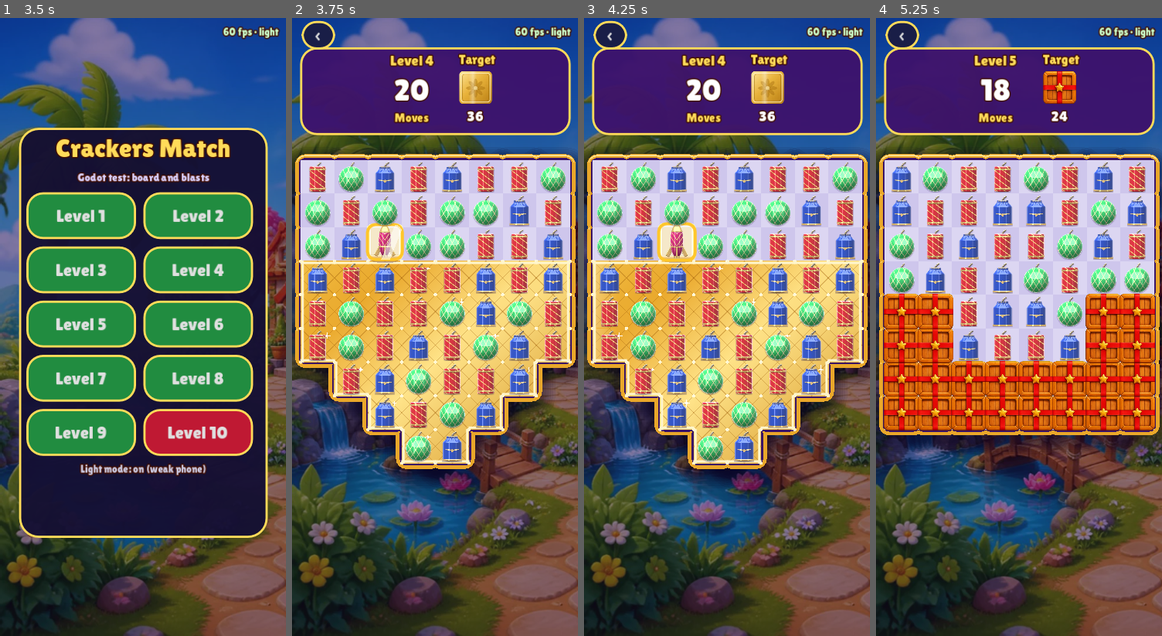
Above: before the commit, frames 1-4 (left to right).
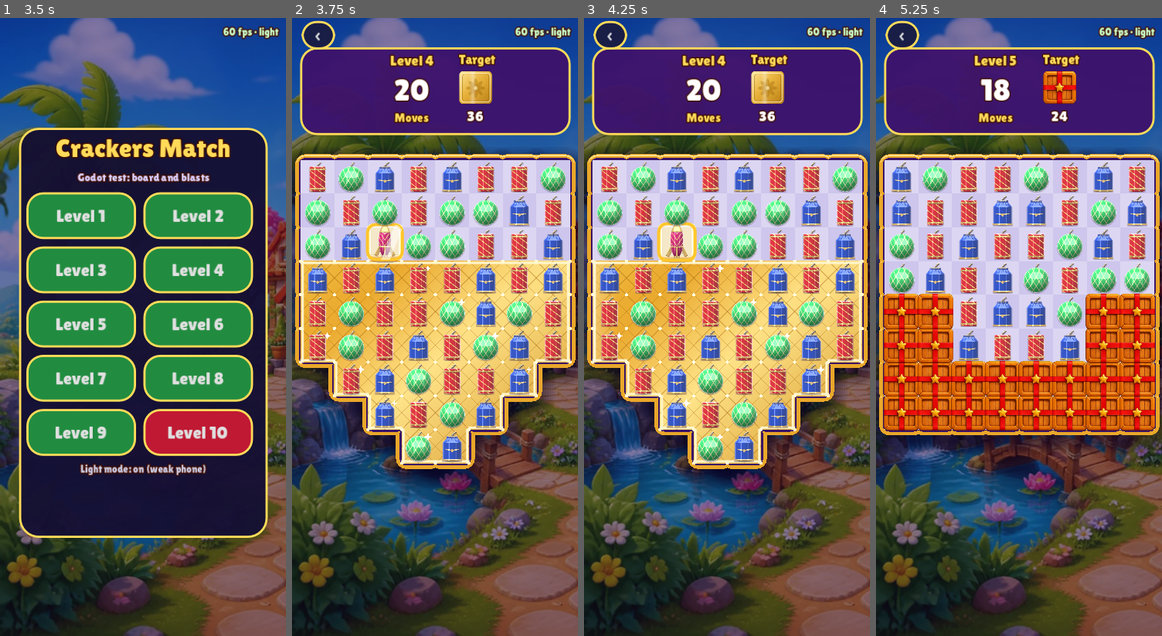
Above: after the commit, the same moments.

Repository: Retroraja/Crackers-Match
Game: Godot game, scene res://main.tscn
The game is run twice, just before and just after one commit, with the same random seed, the same clock (stepped at 60 frames per second) and the same inputs.
Inputs:
- Up to frame 1 (3.5 s): click "Level 2" at 0.5 s; click "‹" at 1.25 s; click "Level 3" at 2 s; click "‹" at 2.75 s
- Up to frame 2 (3.75 s): click "Level 4" at 3.5 s
- Up to frame 3 (4.25 s): no input
- Up to frame 4 (5.25 s): click "‹" at 4.25 s; click "Level 5" at 5 s

Frame 1 is identical in both runs. In frame 2, less than 0.1% of the frame differs, in the area x 8-98%, y 39-70%; in frame 3, less than 0.1%, in the area x 2-98%, y 39-70%; in frame 4, nothing differs.

Commit message:
Godot: gold carpet drawn once (only the shine moves), shard shapes worked out once - fixes stutter on gold and bomb blasts [skip ci]
Co-Authored-By: Claude Opus 5.5 <noreply@anthropic.com>
Claude-Session: https://claude.ai/code/session_01JoFRX2jxjs8urZMTsPNHow

Diff:
--- a/godot/scripts/cm/cm_game.gd
+++ b/godot/scripts/cm/cm_game.gd
@@ -180,6 +180,9 @@
 	fresh()
 	if floor_node:
 		floor_node.queue_free()
+	if gold_node:
+		gold_node.queue_free()
+		gold_node = null
 	floor_node = CMFloor.new()
 	floor_node.g = self
 	floor_node.show_behind_parent = true
@@ -785,6 +788,8 @@
 		sfx.play("paper", 0.6)
 	if f.hp <= 0:
 		fl.erase(key)
+		if f.t == "gold":
+			gold_changed()
 		sync()
 
 # ------------------------------------------------------------------ a match
@@ -1475,18 +1480,9 @@
 			var sc := maxf(0.35, 1.0 + f.z / 190.0)
 			var xf := Transform2D(f.r, Vector2(f.x, f.y - f.z * 0.3)) * Transform2D(0.0, Vector2(sc, sc * (absf(cos(f.f)) * 0.85 + 0.15)), 0.0, Vector2.ZERO) * Transform2D(0.0, Vector2(-u / 2, -u / 2))
 			draw_set_transform_matrix(xf)
-			var pts := PackedVector2Array()
-			var uvs := PackedVector2Array()
-			for p in f.po:
-				pts.append(p * u)
-				uvs.append(p.clamp(Vector2.ZERO, Vector2.ONE))
-			var cut := Geometry2D.intersect_polygons(pts, PackedVector2Array([Vector2(0, 0), Vector2(u, 0), Vector2(u, u), Vector2(0, u)]))
-			if not cut.is_empty():
-				var pp: PackedVector2Array = cut[0]
-				var uv2 := PackedVector2Array()
-				for p in pp:
-					uv2.append(p / u)
-				draw_colored_polygon(pp, Color(1, 1, 1, minf(1.0, (0.95 - f.a) * 5.0)), uv2, f.im)
+			var sh: Array = _shard_poly(f.po)
+			if not sh.is_empty():
+				draw_colored_polygon(sh[0], Color(1, 1, 1, minf(1.0, (0.95 - f.a) * 5.0)), sh[1], f.im)
 			draw_set_transform(Vector2.ZERO, 0.0, Vector2.ONE)
 			keep.append(f)
 	fx = keep + fx
@@ -1494,6 +1490,27 @@
 		fx = fx.slice(fx.size() - 900)
 	if flash > 0.02:
 		draw_rect(Rect2(0, 0, W, H), Color(1, 1, 1, flash * 0.75))
+
+# a shard's polygon clipped to the tile, worked out once per shape (the shapes never change)
+var _shard_cache := {}
+func _shard_poly(po: Array) -> Array:
+	var key := polys.find(po) * 1000 + U
+	if _shard_cache.has(key):
+		return _shard_cache[key]
+	var u := float(U)
+	var pts := PackedVector2Array()
+	for p in po:
+		pts.append(p * u)
+	var out: Array = []
+	var cut := Geometry2D.intersect_polygons(pts, PackedVector2Array([Vector2(0, 0), Vector2(u, 0), Vector2(u, u), Vector2(0, u)]))
+	if not cut.is_empty():
+		var pp: PackedVector2Array = cut[0]
+		var uv := PackedVector2Array()
+		for p in pp:
+			uv.append(p / u)
+		out = [pp, uv]
+	_shard_cache[key] = out
+	return out
 
 func _draw_special(e: Dictionary, r: int, k: int, px: float, py: float, sz: float) -> void:
 	var pu := 0.5 + 0.5 * sin(clock * 5.0 + r + k)
@@ -2290,88 +2307,122 @@
 	var f = fl.get("%d,%d" % [r, c])
 	return f != null and f.t == "gold"
 
-func _gold_carpet(u: float) -> void:
-	var cells: Array = []
+# static part (fill, lattice, diamonds, dots, edges) is drawn once by a child node and redrawn only when gold breaks;
+# only the moving shine and the twinkles are drawn every frame
+var gold_node: Node2D
+
+func gold_changed() -> void:
+	if gold_node == null:
+		gold_node = CMGold.new()
+		gold_node.g = self
+		gold_node.show_behind_parent = true
+		add_child(gold_node)
+	gold_node.queue_redraw()
+
+# segment of the line {p : n.p = d} inside the square [L, L+u] x [T, T+u]
+static func _seg_in_cell(n: Vector2, d: float, L: float, T_: float, u: float) -> PackedVector2Array:
+	var pts := PackedVector2Array()
+	var cs := [Vector2(L, T_), Vector2(L + u, T_), Vector2(L + u, T_ + u), Vector2(L, T_ + u)]
+	for i in 4:
+		var a: Vector2 = cs[i]
+		var b: Vector2 = cs[(i + 1) % 4]
+		var fa := n.dot(a) - d
+		var fb := n.dot(b) - d
+		if (fa <= 0 and fb > 0) or (fa > 0 and fb <= 0):
+			pts.append(a.lerp(b, fa / (fa - fb)))
+	return pts
+
+func _gold_static(ci: CanvasItem, u: float) -> void:
+	var g0 := Vector2(OX, OY)
+	var gd := Vector2(u * C, u * R)
+	var stops := [[0.0, Color("#FBD966")], [0.35, Color("#E9A72A")], [0.6, Color("#FFE48A")], [1.0, Color("#D18E1C")]]
+	var line_col := Color(160 / 255.0, 95 / 255.0, 10 / 255.0, 0.35)
+	var segs := PackedVector2Array()
 	for r in R:
 		for c in C:
-			if _is_gold(r, c):
-				cells.append(Vector2i(r, c))
-	if cells.is_empty():
-		return
-	var t = clock
-	var g0 = Vector2(OX, OY)
-	var g1 = Vector2(OX + u * C, OY + u * R)
-	var gd = g1 - g0
-	var stops = [[0.0, Color("#FBD966")], [0.35, Color("#E9A72A")], [0.6, Color("#FFE48A")], [1.0, Color("#D18E1C")]]
-	var gcol = func(p: Vector2) -> Color:
-		var k = clampf((p - g0).dot(gd) / gd.length_squared(), 0.0, 1.0)
-		for i in range(1, stops.size()):
-			if k <= stops[i][0]:
-				var a = stops[i - 1]
-				var bb = stops[i]
-				return (a[1] as Color).lerp(bb[1], (k - a[0]) / (bb[0] - a[0]))
-		return stops[-1][1]
-	var line_col = Color(160 / 255.0, 95 / 255.0, 10 / 255.0, 0.35)
-	var sx = OX - u * 3 + fmod(t * 90.0, u * C + u * 8)
-	for cl in cells:
-		var L = OX + cl.y * u
-		var T_ = OY + cl.x * u
-		var q = PackedVector2Array([Vector2(L - 0.5, T_ - 0.5), Vector2(L + u + 0.5, T_ - 0.5), Vector2(L + u + 0.5, T_ + u + 0.5), Vector2(L - 0.5, T_ + u + 0.5)])
-		var cols = PackedColorArray()
-		for p in q:
-			cols.append(gcol.call(p))
-		draw_polygon(q, cols)
-		# diagonal lattice, clipped to the cell
-		for k in range(-R * 2, (C + R) * 2):
-			for seg in [[Vector2(OX + k * u / 2, OY), Vector2(OX + k * u / 2 + u * R, OY + u * R)], [Vector2(OX + k * u / 2 + u * R, OY), Vector2(OX + k * u / 2, OY + u * R)]]:
-				var cut = Geometry2D.intersect_polyline_with_polygon(PackedVector2Array(seg), q)
-				for pl in cut:
-					draw_polyline(pl, line_col, 1.0)
-		# moving shine band
-		var a0 = maxf(sx, L)
-		var a1 = minf(sx + u * 2.4, L + u)
-		if a1 > a0:
-			var mid = sx + u * 1.2
-			var shine = func(x: float) -> Color:
-				var f = (x - sx) / (u * 2.4)
-				return Color(1, 1, 245 / 255.0, 0.5 * (1.0 - absf(f - 0.5) * 2.0))
-			var xs = [a0]
-			if mid > a0 and mid < a1:
-				xs.append(mid)
-			xs.append(a1)
-			for i in range(xs.size() - 1):
-				var x0: float = xs[i]
-				var x1: float = xs[i + 1]
-				draw_polygon(PackedVector2Array([Vector2(x0, T_), Vector2(x1, T_), Vector2(x1, T_ + u), Vector2(x0, T_ + u)]),
-					PackedColorArray([shine.call(x0), shine.call(x1), shine.call(x1), shine.call(x0)]))
-		# diamond in the middle and dots on the corners
-		var mx = L + u / 2
-		var my = T_ + u / 2
-		var d = u * 0.22
-		draw_colored_polygon(PackedVector2Array([Vector2(mx, my - d), Vector2(mx + d, my), Vector2(mx, my + d), Vector2(mx - d, my)]), Color("#FFF1B8"))
-		draw_colored_polygon(PackedVector2Array([Vector2(mx, my - d * 0.5), Vector2(mx + d * 0.5, my), Vector2(mx, my + d * 0.5), Vector2(mx - d * 0.5, my)]), Color("#E39A1E"))
-		for p in [Vector2(L, T_), Vector2(L + u, T_), Vector2(L, T_ + u), Vector2(L + u, T_ + u)]:
-			draw_circle(p, u * 0.05, Color(1, 250 / 255.0, 220 / 255.0, 0.9))
-		if (cl.x * 7 + cl.y * 3) % 5 == 0:
-			var px = L + u * 0.78
-			var py = T_ + u * 0.22
-			var s2 = u * 0.13 * (0.6 + 0.4 * absf(sin(t * 3.0 + cl.x + cl.y)))
-			var star = PackedVector2Array()
-			for i in 16:
-				var an = i / 16.0 * TAU
-				var rr = s2 * (1.0 if i % 4 == 0 else 0.3)
-				star.append(Vector2(px + cos(an) * rr, py + sin(an) * rr))
-			draw_colored_polygon(star, Color.WHITE)
-	# light edge where gold meets non-gold
-	var ec = Color("#FFF6CC")
-	var i2 = 2.5
-	for cl in cells:
-		var L = OX + cl.y * u
-		var T_ = OY + cl.x * u
-		if not _is_gold(cl.x - 1, cl.y): draw_line(Vector2(L, T_ + i2), Vector2(L + u, T_ + i2), ec, 1.8, true)
-		if not _is_gold(cl.x + 1, cl.y): draw_line(Vector2(L, T_ + u - i2), Vector2(L + u, T_ + u - i2), ec, 1.8, true)
-		if not _is_gold(cl.x, cl.y - 1): draw_line(Vector2(L + i2, T_), Vector2(L + i2, T_ + u), ec, 1.8, true)
-		if not _is_gold(cl.x, cl.y + 1): draw_line(Vector2(L + u - i2, T_), Vector2(L + u - i2, T_ + u), ec, 1.8, true)
+			if not _is_gold(r, c):
+				continue
+			var L := OX + c * u
+			var T_ := OY + r * u
+			var q := PackedVector2Array([Vector2(L - 0.5, T_ - 0.5), Vector2(L + u + 0.5, T_ - 0.5), Vector2(L + u + 0.5, T_ + u + 0.5), Vector2(L - 0.5, T_ + u + 0.5)])
+			var cols := PackedColorArray()
+			for p in q:
+				var k := clampf((p - g0).dot(gd) / gd.length_squared(), 0.0, 1.0)
+				var col: Color = stops[-1][1]
+				for i in range(1, stops.size()):
+					if k <= stops[i][0]:
+						col = (stops[i - 1][1] as Color).lerp(stops[i][1], (k - stops[i - 1][0]) / (stops[i][0] - stops[i - 1][0]))
+						break
+				cols.append(col)
+			ci.draw_polygon(q, cols)
+			# lattice: lines x - y = OX - OY + k u/2 and x + y = OX + OY + u R + k u/2
+			for k in range(-R * 2, (C + R) * 2):
+				var s1 := _seg_in_cell(Vector2(1, -1), OX - OY + k * u / 2.0, L, T_, u)
+				if s1.size() == 2: segs.append_array(s1)
+				var s2 := _seg_in_cell(Vector2(1, 1), OX + OY + u * R + k * u / 2.0, L, T_, u)
+				if s2.size() == 2: segs.append_array(s2)
+	if not segs.is_empty():
+		ci.draw_multiline(segs, line_col, 1.0)
+	var ec := Color("#FFF6CC")
+	for r in R:
+		for c in C:
+			if not _is_gold(r, c):
+				continue
+			var L := OX + c * u
+			var T_ := OY + r * u
+			var mx := L + u / 2
+			var my := T_ + u / 2
+			var d := u * 0.22
+			ci.draw_colored_polygon(PackedVector2Array([Vector2(mx, my - d), Vector2(mx + d, my), Vector2(mx, my + d), Vector2(mx - d, my)]), Color("#FFF1B8"))
+			ci.draw_colored_polygon(PackedVector2Array([Vector2(mx, my - d * 0.5), Vector2(mx + d * 0.5, my), Vector2(mx, my + d * 0.5), Vector2(mx - d * 0.5, my)]), Color("#E39A1E"))
+			for p in [Vector2(L, T_), Vector2(L + u, T_), Vector2(L, T_ + u), Vector2(L + u, T_ + u)]:
+				ci.draw_circle(p, u * 0.05, Color(1, 250 / 255.0, 220 / 255.0, 0.9))
+			var i2 := 2.5
+			if not _is_gold(r - 1, c): ci.draw_line(Vector2(L, T_ + i2), Vector2(L + u, T_ + i2), ec, 1.8, true)
+			if not _is_gold(r + 1, c): ci.draw_line(Vector2(L, T_ + u - i2), Vector2(L + u, T_ + u - i2), ec, 1.8, true)
+			if not _is_gold(r, c - 1): ci.draw_line(Vector2(L + i2, T_), Vector2(L + i2, T_ + u), ec, 1.8, true)
+			if not _is_gold(r, c + 1): ci.draw_line(Vector2(L + u - i2, T_), Vector2(L + u - i2, T_ + u), ec, 1.8, true)
+
+func _gold_carpet(u: float) -> void:
+	if gold_node == null:
+		var any := false
+		for k in fl:
+			if fl[k].t == "gold":
+				any = true
+				break
+		if not any:
+			return
+		gold_changed()
+	var t := clock
+	var sx := OX - u * 3 + fmod(t * 90.0, u * C + u * 8)
+	var c0 := maxi(0, int(floor((sx - OX) / u)))
+	var c1 := mini(C - 1, int(floor((sx + u * 2.4 - OX) / u)))
+	for r in R:
+		for c in C:
+			if not _is_gold(r, c):
+				continue
+			var L := OX + c * u
+			var T_ := OY + r * u
+			if c >= c0 and c <= c1:
+				var a0 := maxf(sx, L)
+				var a1 := minf(sx + u * 2.4, L + u)
+				if a1 > a0:
+					var mid := sx + u * 1.2
+					var xs := [a0]
+					if mid > a0 and mid < a1:
+						xs.append(mid)
+					xs.append(a1)
+					for i in range(xs.size() - 1):
+						var x0: float = xs[i]
+						var x1: float = xs[i + 1]
+						var c_a := Color(1, 1, 245 / 255.0, 0.5 * (1.0 - absf((x0 - sx) / (u * 2.4) - 0.5) * 2.0))
+						var c_b := Color(1, 1, 245 / 255.0, 0.5 * (1.0 - absf((x1 - sx) / (u * 2.4) - 0.5) * 2.0))
+						draw_polygon(PackedVector2Array([Vector2(x0, T_), Vector2(x1, T_), Vector2(x1, T_ + u), Vector2(x0, T_ + u)]), PackedColorArray([c_a, c_b, c_b, c_a]))
+			if (r * 7 + c * 3) % 5 == 0:
+				var px := L + u * 0.78
+				var py := T_ + u * 0.22
+				var s2 := u * 0.13 * (0.6 + 0.4 * absf(sin(t * 3.0 + r + c)))
+				draw_colored_polygon(PackedVector2Array([Vector2(px, py - s2), Vector2(px + s2 * 0.3, py - s2 * 0.3), Vector2(px + s2, py), Vector2(px + s2 * 0.3, py + s2 * 0.3), Vector2(px, py + s2), Vector2(px - s2 * 0.3, py + s2 * 0.3), Vector2(px - s2, py), Vector2(px - s2 * 0.3, py - s2 * 0.3)]), Color.WHITE)
 
 
 # ================================================================== sweet-shop cabinet (cabinet.js)
@@ -2600,3 +2651,8 @@
 	burst(g.cx, g.cy, ["#FFD24A", "#FFFFFF", "#FF7A1A"], 30, 340)
 	snd("thud", {"v": 1.0, "rate": 0.8})
 	snd("blast", {"v": 0.35})
+
+class CMGold extends Node2D:
+	var g: CMGame
+	func _draw() -> void:
+		g._gold_static(self, float(g.U))
